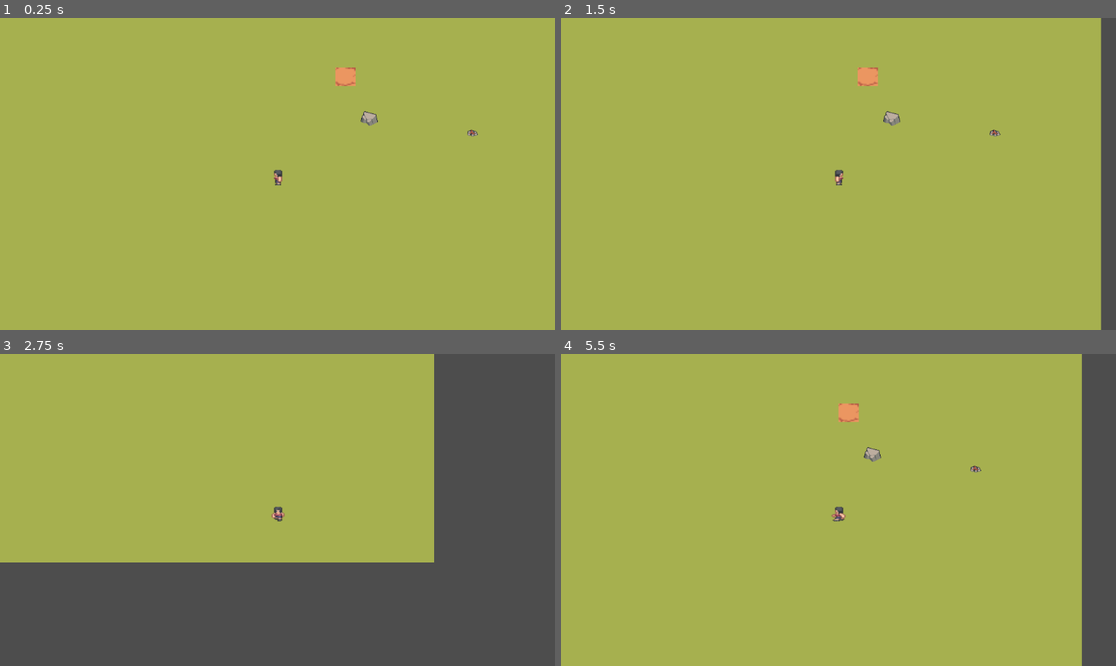
Above: before the commit, frames 1-4 (two rows, left to right).
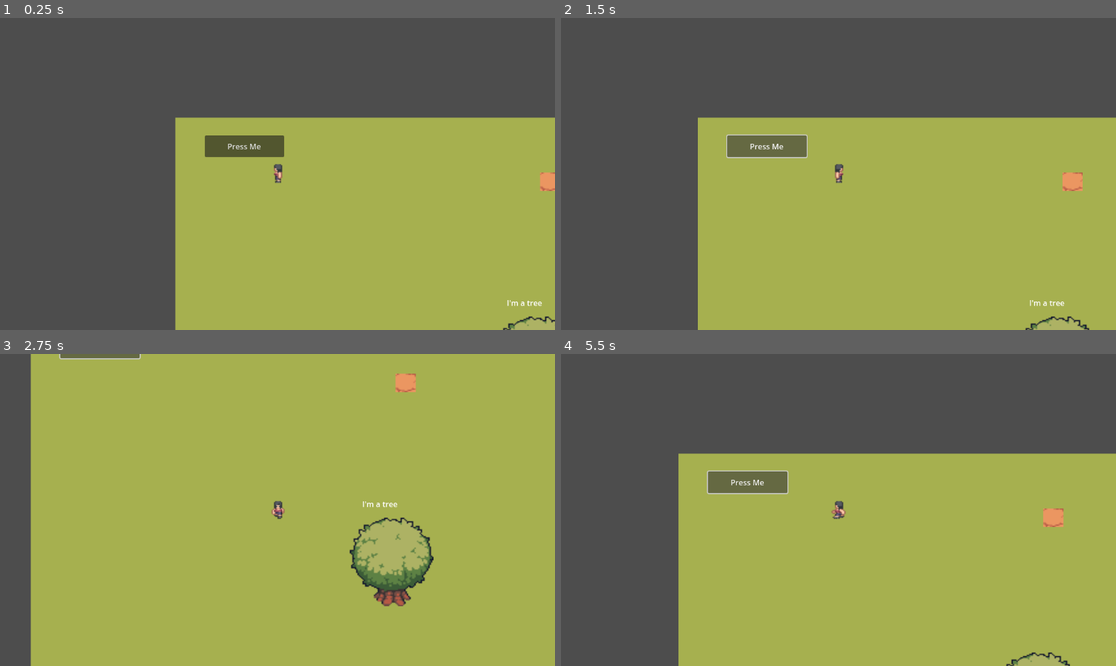
Above: after the commit, the same moments.

Repository: NathanReginato/StaffGame
Game: Godot game, scene res://Sandbox.tscn
Two runs of this game, one before a commit and one after it. Both use one fixed random seed, a clock stepped at 60 frames per second and the inputs below.
Inputs (mouse positions are in pixels of both pictures, inside the frame that each line leads up to):
- Up to frame 1 (0.25 s): no input
- Up to frame 2 (1.5 s): click (805, 145) at 0.5 s, where only the run after the commit has a clickable "Press Me"; tap Enter at 1.25 s; hold Right (move_right) from 1.28 s (still down)
- Up to frame 3 (2.75 s): release Right (move_right) at 2.03 s; hold Down (move_down) from 2.03 s (still down)
- Up to frame 4 (5.5 s): release Down (move_down) at 2.78 s; hold Right (move_right) 2.78-3.53 s; hold Up (move_up) 3.53-4.28 s; hold Left (move_left) from 4.28 s (still down)

The runs differ from the first frame. In frame 1, 55% of the frame differs, in the area x 0-100%, y 0-100%; in frame 2, 52%; in frame 3, 50%; in frame 4, 50%.

Commit message:
added tree with hitbox

Diff:
--- /dev/null
+++ b/Sandbox/Button.gd
@@ -0,0 +1,15 @@
+extends Button
+
+
+# Called when the node enters the scene tree for the first time.
+func _ready():
+	pass # Replace with function body.
+
+
+# Called every frame. 'delta' is the elapsed time since the previous frame.
+func _process(delta):
+	pass
+
+
+func _on_pressed():
+	print('pressed')
--- /dev/null
+++ b/Sandbox/CampFire.gd
@@ -0,0 +1,11 @@
+extends RigidBody2D
+
+
+# Called when the node enters the scene tree for the first time.
+func _ready():
+	self.contact_monitor = true
+	self.max_contacts_reported = 1
+
+# Called every frame. 'delta' is the elapsed time since the previous frame.
+func _process(delta):
+	pass
--- /dev/null
+++ b/Sandbox/Rock.gd
@@ -0,0 +1,12 @@
+extends RigidBody2D
+
+
+# Called when the node enters the scene tree for the first time.
+func _ready():
+	self.contact_monitor = true
+	self.max_contacts_reported = 5
+
+
+# Called every frame. 'delta' is the elapsed time since the previous frame.
+func _process(delta):
+	pass
--- a/Sandbox/Sandbox.tscn
+++ b/Sandbox/Sandbox.tscn
@@ -67,8 +67,11 @@
 [ext_resource type="Texture2D" uid="uid://bkou63h5bcy6l" path="res://1 Tiles/FieldsTile_07.png" id="66_frfn0"]
 [ext_resource type="Texture2D" uid="uid://cs47cnp8po08w" path="res://1 Tiles/FieldsTile_08.png" id="67_2wglb"]
 [ext_resource type="Texture2D" uid="uid://e3fd7ofhyrja" path="res://1 Tiles/FieldsTile_09.png" id="68_05kq3"]
-[ext_resource type="Texture2D" uid="uid://cw2dugmrb0n3" path="res://2 Objects/8 Camp/5.png" id="69_dgocl"]
-[ext_resource type="Texture2D" uid="uid://xw4tnvgx5x1g" path="res://2 Objects/4 Stone/11.png" id="69_olcc4"]
+[ext_resource type="Script" path="res://TreeText.gd" id="71_g6yyn"]
+[ext_resource type="Script" path="res://Tree.gd" id="72_kssxa"]
+[ext_resource type="Script" path="res://Button.gd" id="72_wisn4"]
+[ext_resource type="Script" path="res://TestArea.gd" id="73_argq5"]
+[ext_resource type="Texture2D" uid="uid://c4lgoid7y25cn" path="res://2 Objects/7 Decor/Tree1.png" id="73_gsyr3"]
 
 [sub_resource type="AtlasTexture" id="AtlasTexture_j8kdr"]
 atlas = ExtResource("2_xmtik")
@@ -1115,14 +1118,42 @@
 sources/64 = SubResource("TileSetAtlasSource_mx05m")
 sources/65 = SubResource("TileSetAtlasSource_2t1b2")
 
-[sub_resource type="RectangleShape2D" id="RectangleShape2D_0cd2n"]
-size = Vector2(35, 30)
-
-[sub_resource type="CircleShape2D" id="CircleShape2D_tr4ta"]
-radius = 11.815
+[sub_resource type="RectangleShape2D" id="RectangleShape2D_c8ejl"]
+size = Vector2(344, 244.5)
+
+[sub_resource type="RectangleShape2D" id="RectangleShape2D_wb2hc"]
+size = Vector2(64.6285, 54.5666)
+
+[sub_resource type="SystemFont" id="SystemFont_eoq48"]
+font_names = PackedStringArray("Pixeloid Mono")
+
+[sub_resource type="LabelSettings" id="LabelSettings_iyfjf"]
+font = SubResource("SystemFont_eoq48")
 
 [node name="Game" type="Node2D"]
 position = Vector2(-28, -7)
+
+[node name="CharacterBody2D" type="CharacterBody2D" parent="."]
+position = Vector2(212, 114)
+scale = Vector2(0.684825, 0.535595)
+disable_mode = 2
+script = ExtResource("1_onsfm")
+
+[node name="AnimatedSprite2D" type="AnimatedSprite2D" parent="CharacterBody2D"]
+z_index = 1
+position = Vector2(-1.4603, -1.86713)
+scale = Vector2(3.51923, 3.80089)
+sprite_frames = SubResource("SpriteFrames_oo55t")
+animation = &"WalkWest"
+frame_progress = 0.211149
+
+[node name="CollisionShape2D" type="CollisionShape2D" parent="CharacterBody2D"]
+z_index = 1
+position = Vector2(-1.46027, -1.8671)
+shape = SubResource("CapsuleShape2D_66y4t")
+
+[node name="Camera2D" type="Camera2D" parent="CharacterBody2D"]
+position = Vector2(-1.46024, -1.8671)
 
 [node name="Label" type="Label" parent="."]
 offset_left = 33.0
@@ -1131,27 +1162,6 @@
 offset_bottom = 50.0
 text = "A Very Good Game"
 
-[node name="CharacterBody2D" type="CharacterBody2D" parent="."]
-position = Vector2(290, 148)
-scale = Vector2(0.684825, 0.535595)
-disable_mode = 2
-script = ExtResource("1_onsfm")
-
-[node name="AnimatedSprite2D" type="AnimatedSprite2D" parent="CharacterBody2D"]
-z_index = 1
-position = Vector2(506, 357)
-scale = Vector2(3.51923, 3.13462)
-sprite_frames = SubResource("SpriteFrames_oo55t")
-animation = &"WalkWest"
-frame_progress = 0.211149
-
-[node name="CollisionShape2D" type="CollisionShape2D" parent="CharacterBody2D"]
-position = Vector2(507, 353)
-shape = SubResource("CapsuleShape2D_66y4t")
-
-[node name="Camera2D" type="Camera2D" parent="CharacterBody2D"]
-position = Vector2(506.001, 340.997)
-
 [node name="TileMap" type="TileMap" parent="."]
 position = Vector2(1093, 148)
 scale = Vector2(2.63042, 2.38241)
@@ -1159,32 +1169,47 @@
 format = 2
 layer_0/tile_data = PackedInt32Array(-196619, 655425, 9, -131083, 655425, 9, -65547, 655425, 9, -11, 655425, 9, 65525,  …(10744 unchanged characters)…
 
-[node name="RigidBody2D" type="RigidBody2D" parent="TileMap"]
-position = Vector2(-249.009, -114.17)
-scale = Vector2(0.380167, 0.419744)
-disable_mode = 2
-gravity_scale = 0.0
-
-[node name="Sprite2D" type="Sprite2D" parent="TileMap/RigidBody2D"]
-position = Vector2(389, 340)
+[node name="Area2D" type="Area2D" parent="TileMap"]
+position = Vector2(-415.523, -62.122)
+scale = Vector2(0.380167, 0.419743)
+script = ExtResource("73_argq5")
+
+[node name="CollisionShape2D" type="CollisionShape2D" parent="TileMap/Area2D"]
+position = Vector2(747, 501.75)
+shape = SubResource("RectangleShape2D_c8ejl")
+
+[node name="StaticBody2D" type="StaticBody2D" parent="TileMap/Area2D"]
+position = Vector2(1093, 148)
+scale = Vector2(2.63042, 2.38241)
+script = ExtResource("72_kssxa")
+
+[node name="CollisionShape2D" type="CollisionShape2D" parent="TileMap/Area2D/StaticBody2D"]
+position = Vector2(-131.158, 159.502)
 scale = Vector2(1, 1)
-texture = ExtResource("69_olcc4")
-
-[node name="CollisionShape2D" type="CollisionShape2D" parent="TileMap/RigidBody2D"]
-position = Vector2(388.5, 338)
+shape = SubResource("RectangleShape2D_wb2hc")
+
+[node name="Sprite2D" type="Sprite2D" parent="TileMap/Area2D/StaticBody2D"]
+position = Vector2(-131.158, 148.169)
 scale = Vector2(1, 1)
-shape = SubResource("RectangleShape2D_0cd2n")
-
-[node name="RigidBody2D2" type="RigidBody2D" parent="TileMap"]
-z_index = 2
-gravity_scale = 0.0
-
-[node name="Sprite2D" type="Sprite2D" parent="TileMap/RigidBody2D2"]
-position = Vector2(-51.7028, 97.3804)
-texture = ExtResource("69_dgocl")
-
-[node name="CollisionShape2D" type="CollisionShape2D" parent="TileMap/RigidBody2D2"]
-position = Vector2(-51.3226, 98.2199)
-shape = SubResource("CircleShape2D_tr4ta")
-
-[node name="CanvasLayer" type="CanvasLayer" parent="."]
+texture = ExtResource("73_gsyr3")
+
+[node name="TreeText" type="Label" parent="TileMap/Area2D"]
+offset_left = 687.0
+offset_top = 369.0
+offset_right = 794.0
+offset_bottom = 392.0
+text = "I'm a tree"
+label_settings = SubResource("LabelSettings_iyfjf")
+script = ExtResource("71_g6yyn")
+
+[node name="Button" type="Button" parent="."]
+offset_left = 60.0
+offset_top = 33.0
+offset_right = 225.0
+offset_bottom = 78.0
+text = "Press Me"
+script = ExtResource("72_wisn4")
+
+[connection signal="body_entered" from="TileMap/Area2D" to="TileMap/Area2D" method="_on_body_entered"]
+[connection signal="body_exited" from="TileMap/Area2D" to="TileMap/Area2D" method="_on_body_exited"]
+[connection signal="pressed" from="Button" to="Button" method="_on_pressed"]
--- /dev/null
+++ b/Sandbox/TestArea.gd
@@ -0,0 +1,14 @@
+extends Area2D
+
+@onready var tree_text: Label = $TreeText
+
+# Called when the node enters the scene tree for the first time.
+func _ready():
+	tree_text.set_visible(false)
+
+func _on_body_entered(body):
+	tree_text.set_visible(true)
+
+
+func _on_body_exited(body):
+	tree_text.set_visible(false)
--- /dev/null
+++ b/Sandbox/Tree.gd
@@ -0,0 +1,8 @@
+extends StaticBody2D
+
+func _ready():
+	pass
+
+
+func _on_body_entered(body):
+	print("enter")
--- /dev/null
+++ b/Sandbox/TreeText.gd
@@ -0,0 +1 @@
+extends Label
Binary file added: Sandbox/1 Tiles/PixeloidMono.otf
Not shown, added: Sandbox/1 Tiles/PixeloidMono.otf.import
Not shown: 1 places in Sandbox/Sandbox.tscn that only renumber resources
